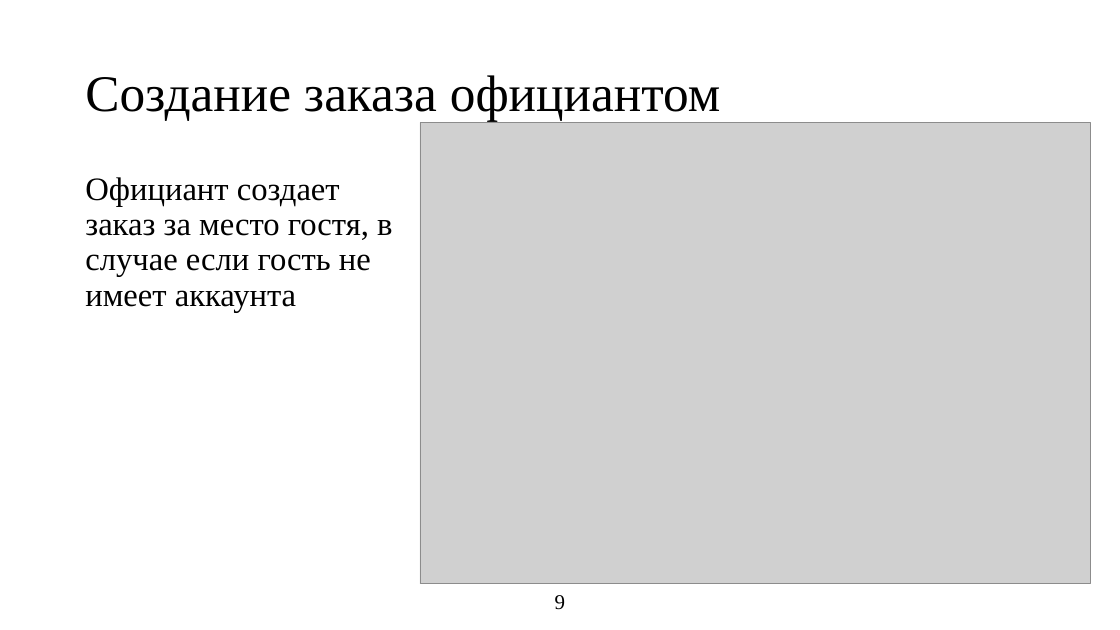
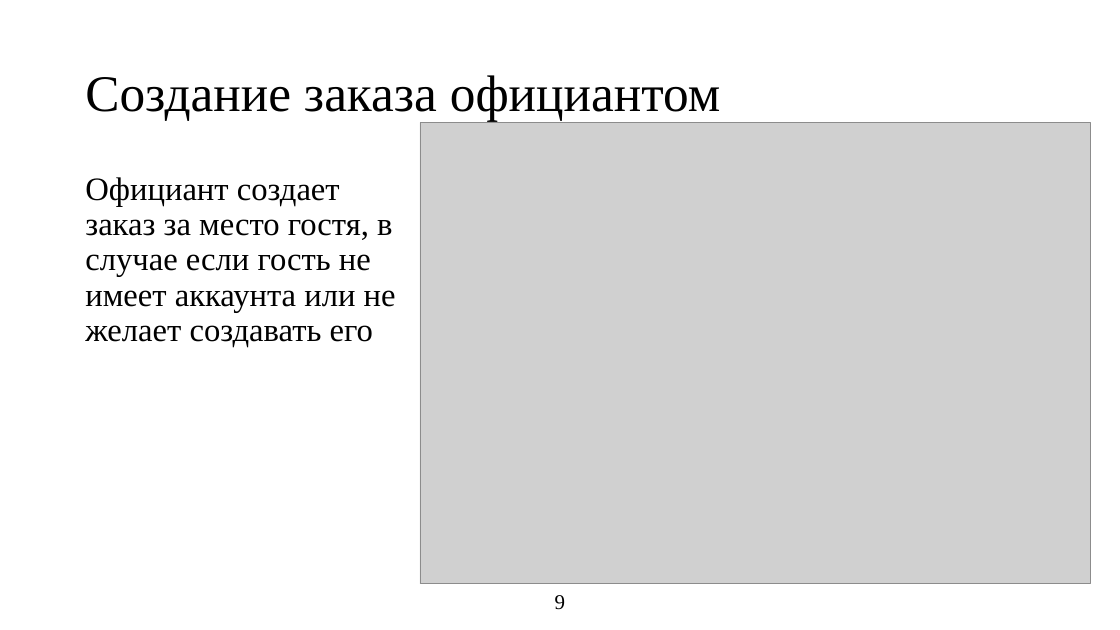
Before and after one commit to GodiSnowhack/restaurant_app, a slide deck: slide 9 of Предзащита Дуанбай и Куминов.pptx. Drawn at 1120x630 pixels with LibreOffice and Linux fonts; fonts in the diff are those of the drawing; grey boxes stand for pictures. Boxes give left, top, right and bottom in pixels: in the first picture for what was removed or moved away, otherwise in the second. Text is boxed around its words. In the diff, an @@ line names an element or a change of style, - is before the commit and + after.

```diff
--- a/Предзащита Дуанбай и Куминов.pptx
+++ b/Предзащита Дуанбай и Куминов.pptx
@@ text at (85,177,396,347): text changed @@
-Официант создает заказ за место гостя, в случае если гость не имеет аккаунта
+Официант создает заказ за место гостя, в случае если гость не имеет аккаунта или не желает создавать его
```
Also in this commit, not shown: 5 other slides changed, 4 other files.
